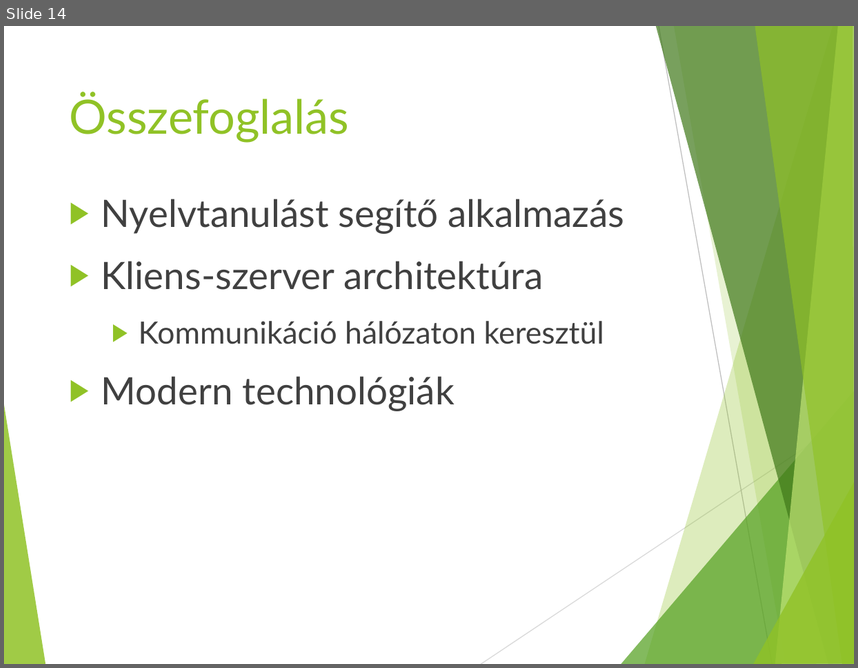
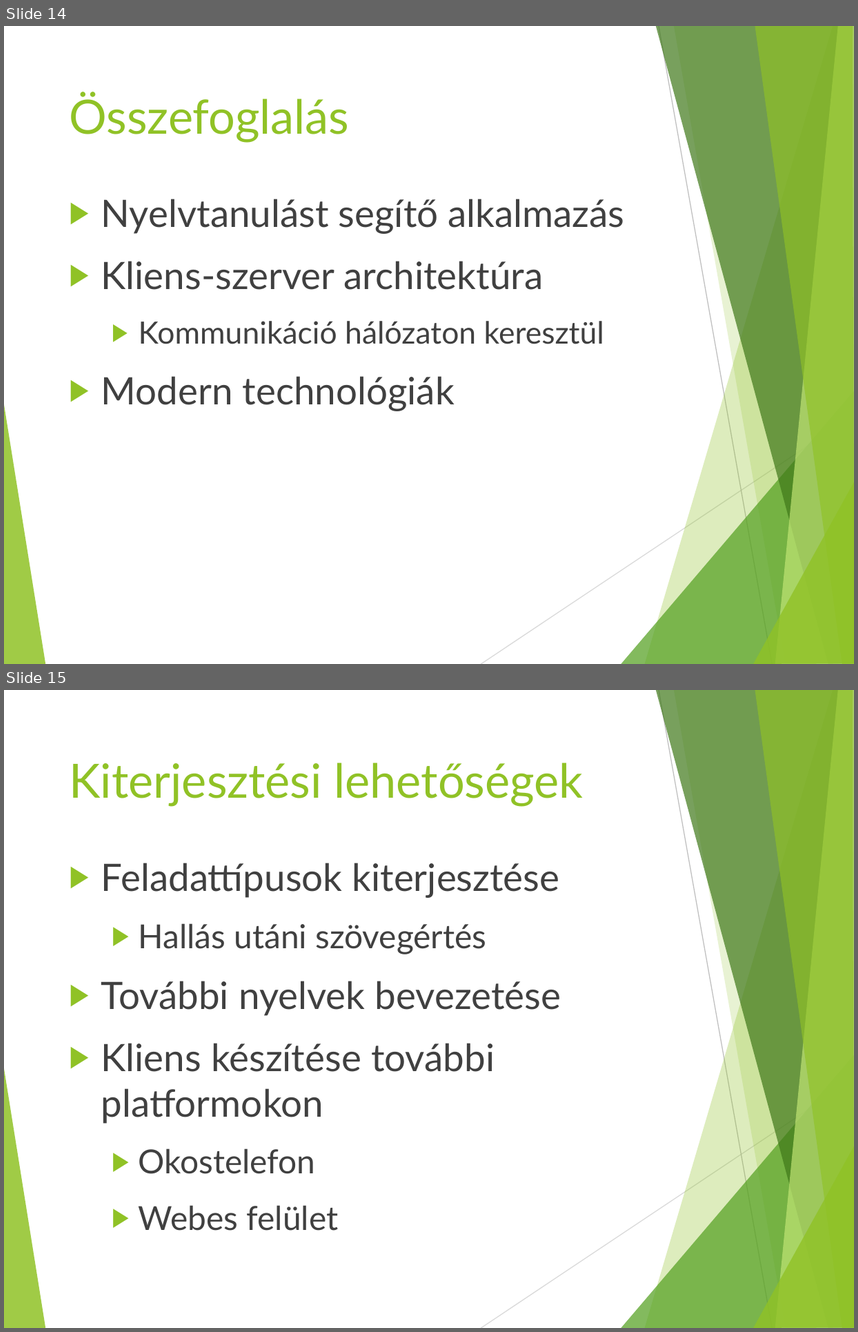
Before and after one commit to grbeni/software-architectures, a slide deck: soft-arch_GB_VK.pptx. Shown one above the other, each under a label of ours: slide 14 before the commit, slides 14 and 15 after it. The pictures are 858x668 and 858x1332 pixels, drawn with LibreOffice and Linux fonts; fonts in the diff are those of the drawing. Boxes give left, top, right and bottom in pixels: in the first picture for what was removed or moved away, otherwise in the second. Text is boxed around its words. In the diff, an @@ line names an element or a change of style, - is before the commit and + after.

```diff
--- a/soft-arch_GB_VK.pptx
+++ b/soft-arch_GB_VK.pptx
@@ slide 15 added at [4,690,854,1328], background #FFFFFF; not listed: 10 template elements that a slide beside it also shows @@
@@ title added at [69,762,583,807], 40 pt, text #90C226 @@
+Kiterjesztési lehetőségek
@@ text added at [101,862,561,1230], 32 pt, text #404040 @@
+▶ Feladattípusok kiterjesztése
+  ▶ Hallás utáni szövegértés
+▶ További nyelvek bevezetése
+▶ Kliens készítése további platformokon
+  ▶ Okostelefon
+  ▶ Webes felület
```
Also in this commit, not shown: 4 slides changed.
